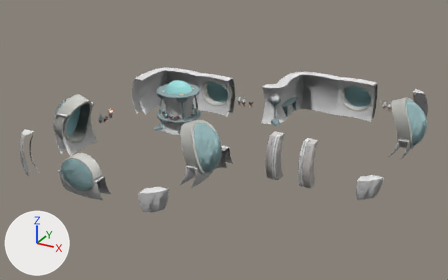
Before and after pictures for a commit that changed the glTF model www/models/lba2/iso_scenes/116.glb.
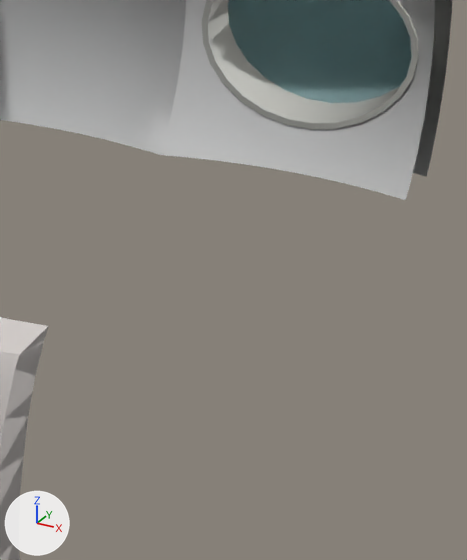
The first picture shows the older version from a 50 mm lens placed at (53.9, -80.2, 25.2), pointed at (28.1, -33.2, 1.7). The close-ups show both versions on the part from 69% to 85% of the width and 33% to 62% of the height of that picture; other places that the commit changed are outside them. The lights are fixed; the arrows at lower left show +X, +Y and +Z. Where no turn or scale is listed for an object, it has been applied to the vertices. Vertices at the same position are counted once.

In view in the first close-up: 'colored', 'textured_51c720184e9b89eb', 'transparent_6', 'transparent_7'.
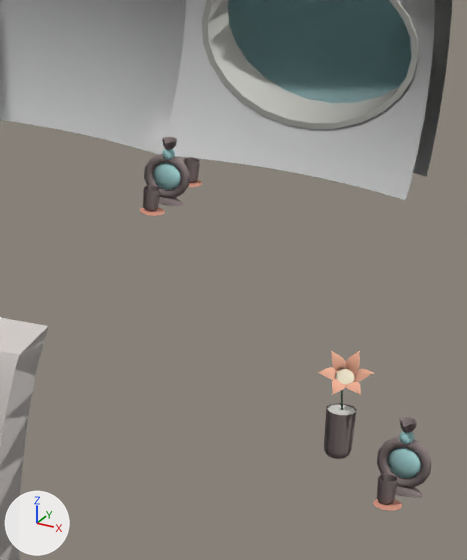
Diff of the bpy script that builds the scene:
```diff
--- a/www/models/lba2/iso_scenes/116.glb.py
+++ b/www/models/lba2/iso_scenes/116.glb.py
@@ me_mesh_0 @@
 # used by ob_colored; location = (0.0, 0.0, 0.0)
-me_mesh_0.from_pydata(...)  # 18880 vertices, 35684 faces; spans x 14.1..43.9, y -46.8..-17.2, z 0.5..5.8
+me_mesh_0.from_pydata(...)  # 22792 vertices, 43228 faces; spans x 14.1..43.9, y -46.8..-17.2, z 0.5..5.8
+# me_mesh_0 part 1: the loose piece of 112 vertices spanning x 15.3..15.7, y -34.4..-34.0, z 1.9..2.5 is copied, and the copy is moved by (25.0, 3.6, -0.4); it spans x 40.3..40.7, y -30.8..-30.4, z 1.5..2.2
+# me_mesh_0 part 2: the loose piece of 169 vertices spanning x 21.6..21.9, y -31.5..-31.3, z 2.0..2.3 is copied, and the copy is moved by (13.7, 7.7, -0.5); it spans x 35.3..35.5, y -23.8..-23.5, z 1.5..1.8
+# me_mesh_0 part 3: the loose piece of 32 vertices spanning x 21.6..21.9, y -31.6..-31.3, z 2.0 is copied, and the copy is moved by (13.7, 7.7, -0.5); it spans x 35.3..35.7, y -23.9..-23.5, z 1.5
+# me_mesh_0 part 4: the loose piece of 183 vertices spanning x 20.5..20.7, y -31.9..-31.7, z 2.6..2.8 is copied, and the copy is moved by (15.0, 8.5, -0.4); it spans x 35.4..35.6, y -23.5..-23.1, z 2.2..2.5
+# me_mesh_0 part 5: the loose piece of 56 vertices spanning x 21.6..21.8, y -28.7..-28.2, z 2.0..2.1 is copied, and the copy is turned -90 degrees about the z axis through its middle and scaled by 1.18, then moved by (13.8, 5.2, -0.5); it spans x 35.2..35.8, y -23.4..-23.1, z 1.5..1.6
+# me_mesh_0 part 6: a new loose piece, a torus around y (ring radius 0.29, tube radius 0.07) spanning x 35.16..35.86, y -23.33..-23.19, z 1.55..2.26, in mat_material_0
+# me_mesh_0 part 7: a new loose piece, a UV sphere (14 segments, 8 rings, poles along y) spanning x 35.3..35.72, y -23.35..-23.16, z 1.69..2.13, in mat_material_0
+# me_mesh_0 part 8: the loose piece of 169 vertices spanning x 21.6..21.9, y -31.5..-31.3, z 2.0..2.3 is copied, and the copy is moved by (19.7, -0.3, -0.5); it spans x 41.3..41.5, y -31.8..-31.5, z 1.5..1.8
+# me_mesh_0 part 9: the loose piece of 32 vertices spanning x 21.6..21.9, y -31.6..-31.3, z 2.0 is copied, and the copy is moved by (19.7, -0.3, -0.5); it spans x 41.3..41.7, y -31.9..-31.5, z 1.5
+# me_mesh_0 part 10: the loose piece of 183 vertices spanning x 20.5..20.7, y -31.9..-31.7, z 2.6..2.8 is copied, and the copy is moved by (21.0, 0.5, -0.4); it spans x 41.4..41.6, y -31.5..-31.1, z 2.2..2.5
+# me_mesh_0 part 11: the loose piece of 56 vertices spanning x 20.3..20.8, y -31.9..-31.6, z 2.0..2.1 is copied, and the copy is moved by (21.0, 0.5, -0.5); it spans x 41.2..41.8, y -31.4..-31.1, z 1.5..1.6
+# me_mesh_0 part 12: a new loose piece, a torus around y (ring radius 0.29, tube radius 0.07) spanning x 41.16..41.86, y -31.33..-31.19, z 1.55..2.26, in mat_material_0
+# me_mesh_0 part 13: a new loose piece, a UV sphere (14 segments, 8 rings, poles along y) spanning x 41.3..41.72, y -31.35..-31.16, z 1.69..2.13, in mat_material_0
+# me_mesh_0 part 14: the loose piece of 169 vertices spanning x 21.0..21.2, y -28.1..-27.9, z 2.0..2.3 is copied, and the copy is moved by (14.5, 5.7, -0.5); it spans x 35.4..35.7, y -22.4..-22.2, z 1.5..1.8
+# me_mesh_0 part 15: the loose piece of 32 vertices spanning x 20.9..21.3, y -28.2..-27.9, z 2.0 is copied, and the copy is moved by (14.5, 5.7, -0.5); it spans x 35.4..35.8, y -22.5..-22.2, z 1.5
+# me_mesh_0 part 16: a new loose piece of 417 vertices spanning x 40.2..40.8, y -31.0..-30.4, z 2.1..2.9, in mat_material_0
 me_mesh_0.materials.append(mat_material_0)
```

What differs and where, as boxes [x1, y1, x2, y2] in the close-ups (467 x 560 px):
part 1 of me_mesh_0, added: after [324, 403, 357, 459]
part 2 of me_mesh_0, added: after [143, 185, 160, 212]
part 3 of me_mesh_0, added: after [140, 207, 165, 216]
part 4 of me_mesh_0, added: after [162, 137, 177, 160]
part 5 of me_mesh_0, added: after [159, 196, 184, 206]
part 6 of me_mesh_0, added: after [144, 154, 190, 198]
part 7 of me_mesh_0, added (cyan): after [153, 163, 180, 190]
part 8 of me_mesh_0, added: after [377, 474, 398, 505]
part 9 of me_mesh_0, added: after [373, 499, 402, 511]
part 10 of me_mesh_0, added: after [399, 417, 418, 444]
part 11 of me_mesh_0, added: after [396, 486, 423, 498]
part 12 of me_mesh_0, added: after [377, 437, 431, 488]
part 13 of me_mesh_0, added (cyan): after [387, 448, 421, 478]
part 14 of me_mesh_0, added: after [184, 157, 200, 183]
part 15 of me_mesh_0, added: after [188, 180, 202, 187]
part 16 of me_mesh_0, added (beige): after [318, 351, 375, 410]
'transparent_9', unchanged, uncovered by the edit: after [228, 0, 411, 103]
'transparent_7', unchanged, covered by the edit: before [228, 0, 411, 103]
'transparent_8', unchanged, uncovered by the edit: after [228, 0, 412, 103]
'transparent_6', unchanged, covered by the edit: before [228, 0, 412, 103]
